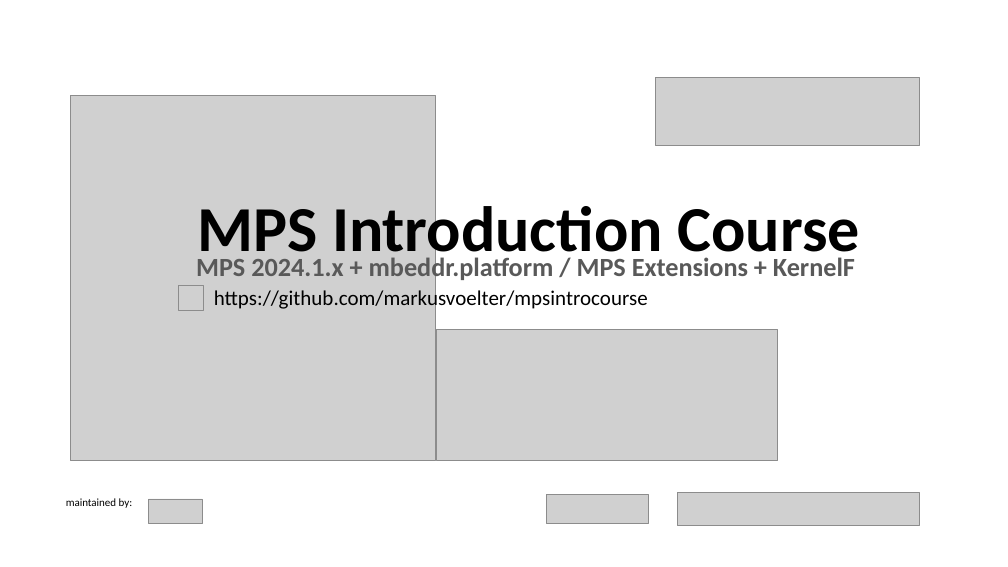
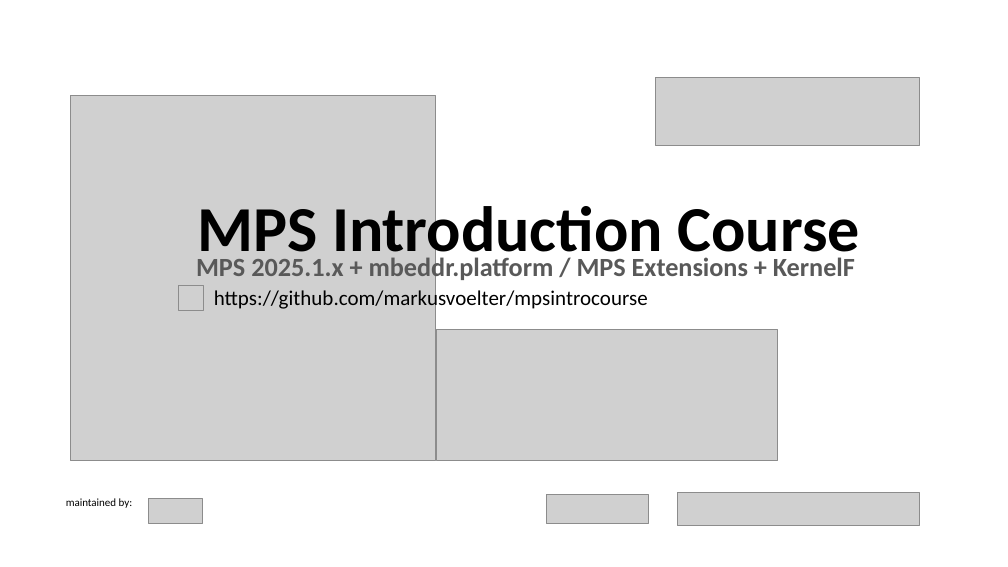
Before and after one commit to markusvoelter/mpsintrocourse, a slide deck: slide 1 of docs/MPS Introduction Course.pptx. Drawn at 1008x567 pixels with LibreOffice and Linux fonts; fonts in the diff are those of the drawing; grey boxes stand for pictures. Boxes give left, top, right and bottom in pixels: in the first picture for what was removed or moved away, otherwise in the second. Text is boxed around its words. In the diff, an @@ line names an element or a change of style, - is before the commit and + after.

```diff
--- a/docs/MPS Introduction Course.pptx
+++ b/docs/MPS Introduction Course.pptx
@@ text at bbox=[196, 255, 855, 283]: text changed @@
-MPS 2024.1.x + mbeddr.platform / MPS Extensions + KernelF
+MPS 2025.1.x + mbeddr.platform / MPS Extensions + KernelF
```
Also in this commit, not shown: 8 other files.
